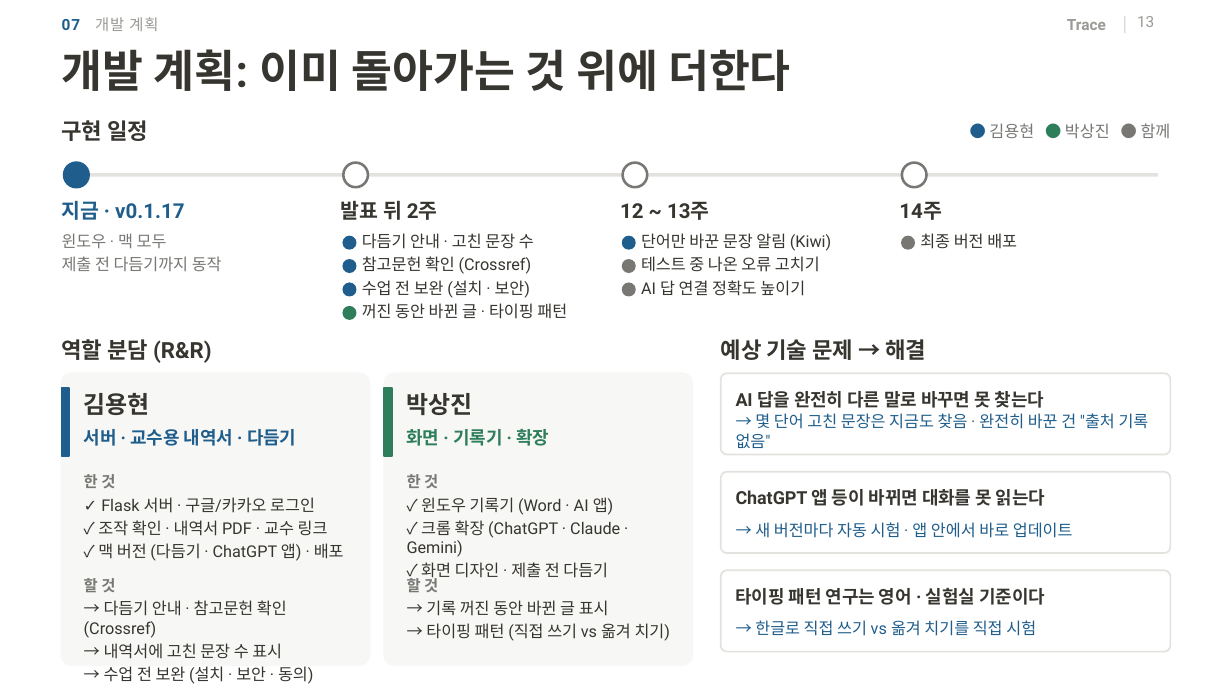
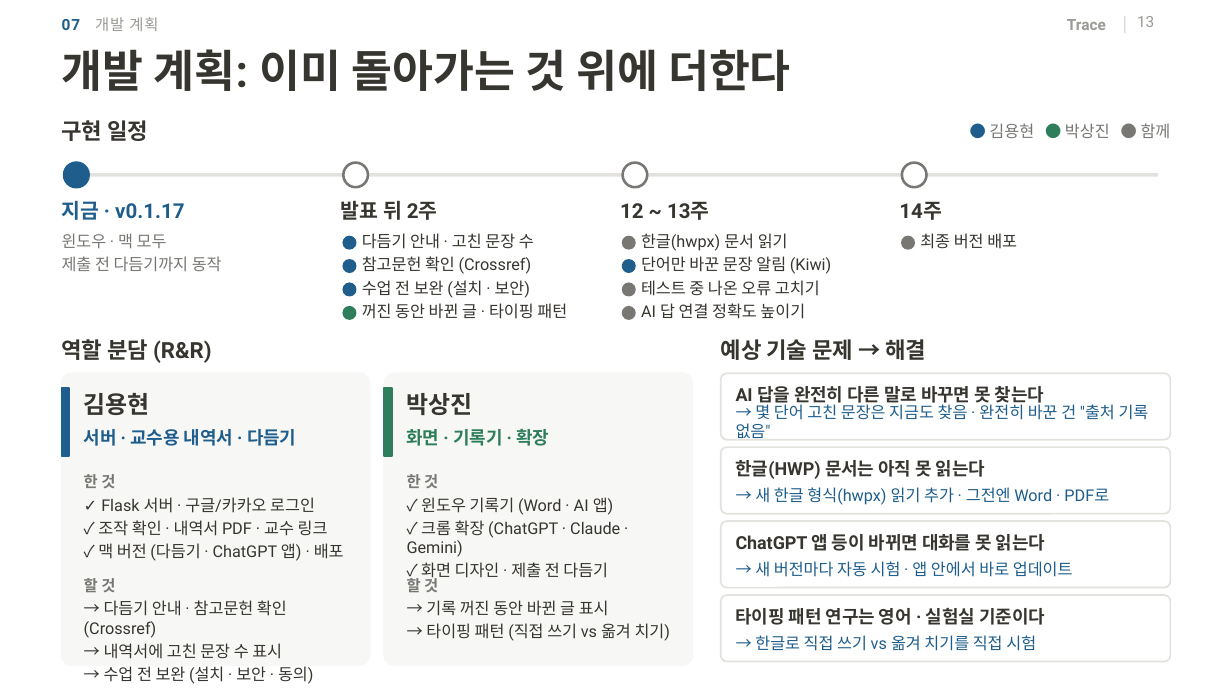
Before and after one commit to 20233014-KYH/trace, a slide deck: slide 13 of deck/중간발표_김용현.pptx. Drawn at 1232x693 pixels with LibreOffice and Linux fonts; fonts in the diff are those of the drawing; background and template pictures are left out. Boxes give left, top, right and bottom in pixels: in the first picture for what was removed or moved away, otherwise in the second. Text is boxed around its words. In the diff, an @@ line names an element or a change of style, - is before the commit and + after.

```diff
--- a/deck/중간발표_김용현.pptx
+++ b/deck/중간발표_김용현.pptx
@@ ellipse: place and size @@
-ellipse at [622, 260, 634, 272]
+ellipse at [622, 237, 634, 249]
@@ text added at [641, 233, 788, 251], 9.5 pt, text #37352F @@
+한글(hwpx) 문서 읽기
@@ 3 texts, 1 ellipse: place and size @@
-3 texts, 1 ellipse at [622, 233, 831, 296]
+3 texts, 1 ellipse at [622, 256, 831, 319]
@@ ellipse added at [622, 307, 634, 319], fill #787774, outline #787774 1 pt @@
@@ rounded rectangle: place and size @@
-rounded rectangle at [721, 373, 1170, 455]
+rounded rectangle at [721, 373, 1170, 440]
@@ text "AI 답을 완전히 다른 말로 ..." rewrapped from [736, 391, 1044, 408] to [736, 386, 1044, 407] @@
@@ text "→ 몇 단어 고친 문장은 ...": place and size @@
-text "→ 몇 단어 고친 문장은 ..." at [736, 413, 1149, 448]
+text "→ 몇 단어 고친 문장은 ..." at [736, 401, 1149, 438]
@@ proportions changed in 3 elements at [721, 373, 1170, 440], [721, 595, 1170, 662], [721, 447, 1170, 514] @@
@@ rounded rectangle: place and size @@
-rounded rectangle at [721, 472, 1170, 553]
+rounded rectangle at [721, 447, 1170, 514]
@@ text added at [736, 460, 985, 479], 10.5 pt, text #37352F, bold @@
+한글(HWP) 문서는 아직 못 읽는다
@@ text added at [755, 487, 1109, 505], 9.5 pt, text #1F5E8C @@
+→ 새 한글 형식(hwpx) 읽기 추가 · 그전엔 Word · PDF로
@@ rounded rectangle added at [721, 521, 1170, 588], fill #FFFFFF, outline #E3E2DE 1 pt @@
@@ text "ChatGPT 앱 등이 바뀌면 대화를 ...": place and size @@
-text "ChatGPT 앱 등이 바뀌면 대화를 ..." at [736, 489, 1045, 506]
+text "ChatGPT 앱 등이 바뀌면 대화를 ..." at [736, 534, 1045, 551]
@@ text "→ 새 버전마다 자동 시험 ...": place and size @@
-text "→ 새 버전마다 자동 시험 ..." at [755, 522, 1073, 538]
+text "→ 새 버전마다 자동 시험 ..." at [755, 561, 1073, 577]
@@ rounded rectangle: place and size @@
-rounded rectangle at [721, 570, 1170, 652]
+rounded rectangle at [721, 595, 1170, 662]
@@ text "타이핑 패턴 연구는 영어 · ...": place and size @@
-text "타이핑 패턴 연구는 영어 · ..." at [736, 588, 1045, 605]
+text "타이핑 패턴 연구는 영어 · ..." at [736, 608, 1045, 625]
@@ text "→ 한글로 직접 쓰기 vs ...": place and size @@
-text "→ 한글로 직접 쓰기 vs ..." at [755, 620, 1036, 636]
+text "→ 한글로 직접 쓰기 vs ..." at [755, 635, 1036, 651]
```
Also in this commit, not shown: 2 other files.
